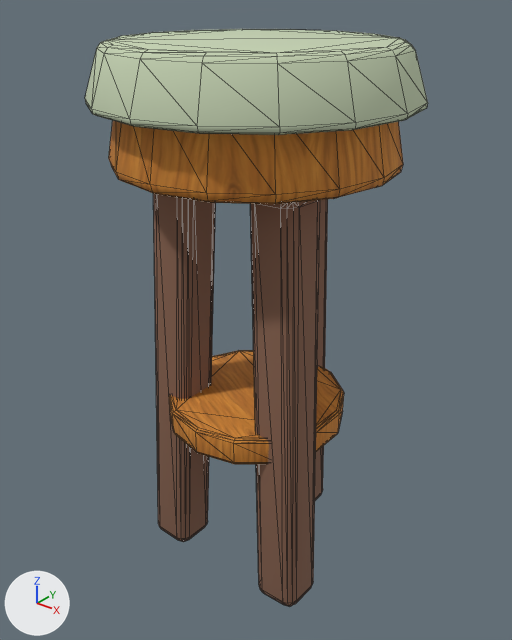
One commit to the glTF model public/models/furniture/bar-stool.glb: the scene before it, then after it.
Camera for both pictures: a camera (50 mm lens) standing at (0.544, -0.681, 0.805) and looking at (-0.003, 0.004, 0.381). The lights are fixed; the arrows at lower left show +X, +Y and +Z. The first picture is the older version. Mesh edges are drawn as thin lines. Vertices at exactly the same position are counted once.

In view in the first picture: 'bar-stool'.
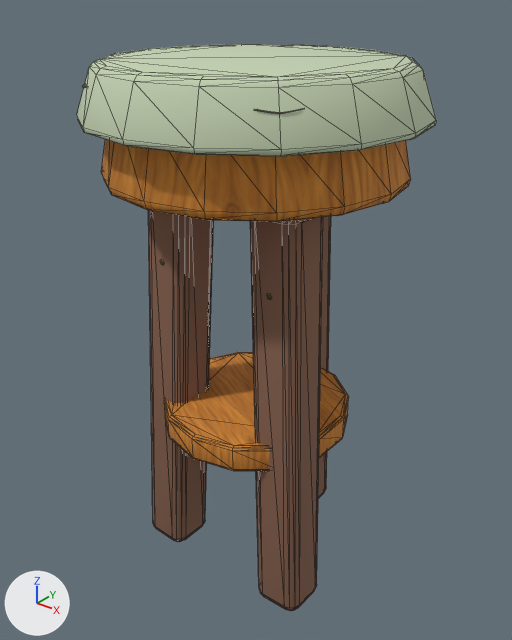
What differs and where, as boxes (x1, y1, x2, y2) in the pictures (512 x 640 px; the box of a moved part takes in the faces that stretch with it):
'bar-stool', reshaped, moved: before (85, 29, 428, 606); after (77, 44, 436, 611)
part 1 of me_cone_029, moved or reshaped: before (109, 121, 403, 204); after (101, 139, 411, 222)
part 2 of me_cone_029, moved or reshaped: before (169, 350, 344, 464); after (164, 352, 349, 471)
part 3 of me_cone_029, moved or reshaped: before (85, 29, 428, 135); after (77, 44, 436, 157)
part 4 of me_cone_029, moved or reshaped: before (315, 199, 328, 500); after (319, 216, 331, 498)
part 5 of me_cone_029, moved or reshaped: before (153, 193, 216, 542); after (148, 210, 214, 542)
part 6 of me_cone_029, moved or reshaped: before (250, 200, 320, 606); after (250, 217, 323, 611)
part 7 of me_cone_029, added: after (82, 84, 303, 114)
part 8 of me_cone_029, added: after (160, 259, 272, 300)

What changed in the scene script:
```text
Add mat_tailored_tone_on_tone_stitch:
    mat_tailored_tone_on_tone_stitch = principled_material('tailored-tone-on-tone-stitch')
    mat_tailored_tone_on_tone_stitch.base_color = (0.46, 0.49, 0.34)  # grey #b5ba9e
    mat_tailored_tone_on_tone_stitch.roughness = 0.99
Add mat_joinery_aged_brass:
    mat_joinery_aged_brass = principled_material('joinery-aged-brass')
    mat_joinery_aged_brass.base_color = (0.41, 0.29, 0.13)  # brown #ac9365
    mat_joinery_aged_brass.metallic = 0.35
    mat_joinery_aged_brass.roughness = 0.66
Change me_cone_029:
    used by ob_bar_stool; location = (0.0, 0.0, 0.65)
    remove me_cone_029.from_pydata(...)  # 564 vertices, 1104 faces; spans x -0.199..0.199, y -0.199..0.199, z -0.651..0.09
    add me_cone_029.from_pydata(...)  # 750 vertices, 1460 faces; spans x -0.21..0.21, y -0.21..0.21, z 0.0..0.72
    me_cone_029 part 1: the loose piece of 96 vertices spanning x -0.178..0.178, y -0.178..0.178, z -0.055..0.055 is scaled about its middle by (1.06, 1.06, 0.972), then moved by (0.0, 0.0, 0.633)
    me_cone_029 part 2: the loose piece of 84 vertices spanning x -0.123..0.123, y -0.126..0.126, z -0.418..-0.378 is scaled about its middle by (1.06, 1.06, 0.972), then moved by (0.0, 0.0, 0.644)
    me_cone_029 part 3: the loose piece of 96 vertices spanning x -0.199..0.199, y -0.199..0.199, z 0.02..0.09 is scaled about its middle by (1.06, 1.06, 0.972), then moved by (0.0, 0.0, 0.631)
    me_cone_029 part 4: the loose piece of 96 vertices spanning x -0.032..0.032, y 0.059..0.151, z -0.651..-0.059 is scaled about its middle by (1.06, 1.06, 0.972), then moved by (0.0, 0.006, 0.643)
    me_cone_029 part 5: the loose piece of 96 vertices spanning x -0.136..-0.046, y -0.092..-0.013, z -0.651..-0.059 is scaled about its middle by (1.06, 1.06, 0.972), then moved by (-0.005, -0.003, 0.643)
    me_cone_029 part 6: the loose piece of 96 vertices spanning x 0.046..0.136, y -0.092..-0.013, z -0.651..-0.059 is scaled about its middle by (1.06, 1.06, 0.972), then moved by (0.005, -0.003, 0.643)
    me_cone_029 part 7: a new loose piece of 150 vertices spanning x -0.153..0.154, y -0.153..0.154, z 0.689..0.695, in mat_tailored_tone_on_tone_stitch (grey #b5ba9e)
    me_cone_029 part 8
    36 vertices are added at x -0.092..0.092, y -0.088..0.067, z 0.466..0.475
    60 new faces join them, mat_joinery_aged_brass (brown #ac9365)
    add me_cone_029.materials.append(mat_tailored_tone_on_tone_stitch)  # grey #b5ba9e
    add me_cone_029.materials.append(mat_joinery_aged_brass)  # brown #ac9365
Change ob_bar_stool:
    ob_bar_stool.location: (0.0, 0.0, 0.65) -> (0.0, 0.0, 0.0)
```
